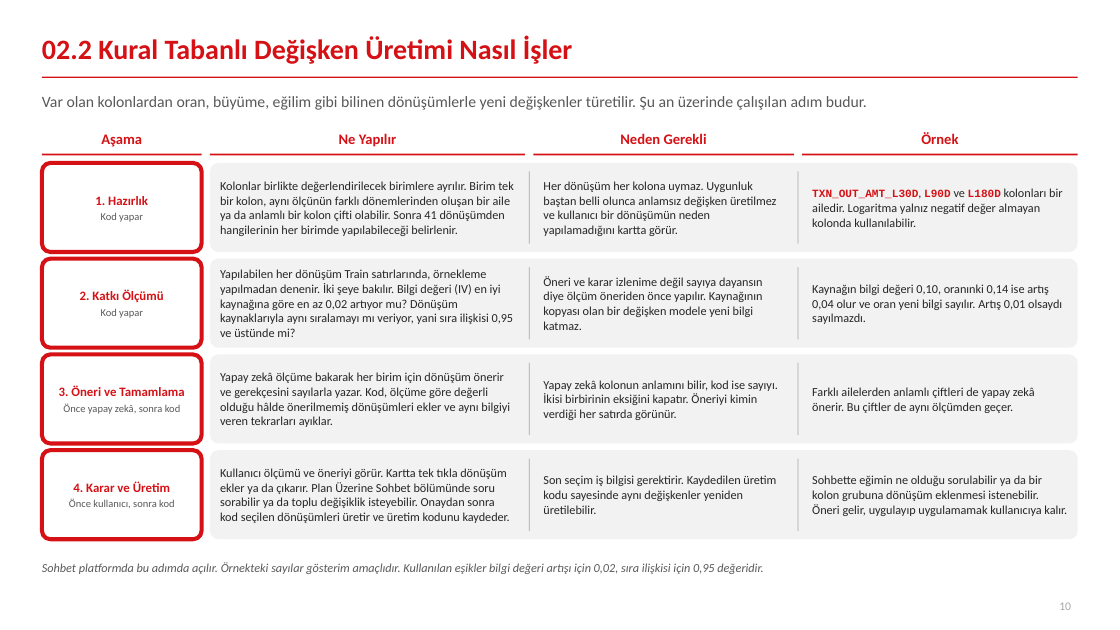
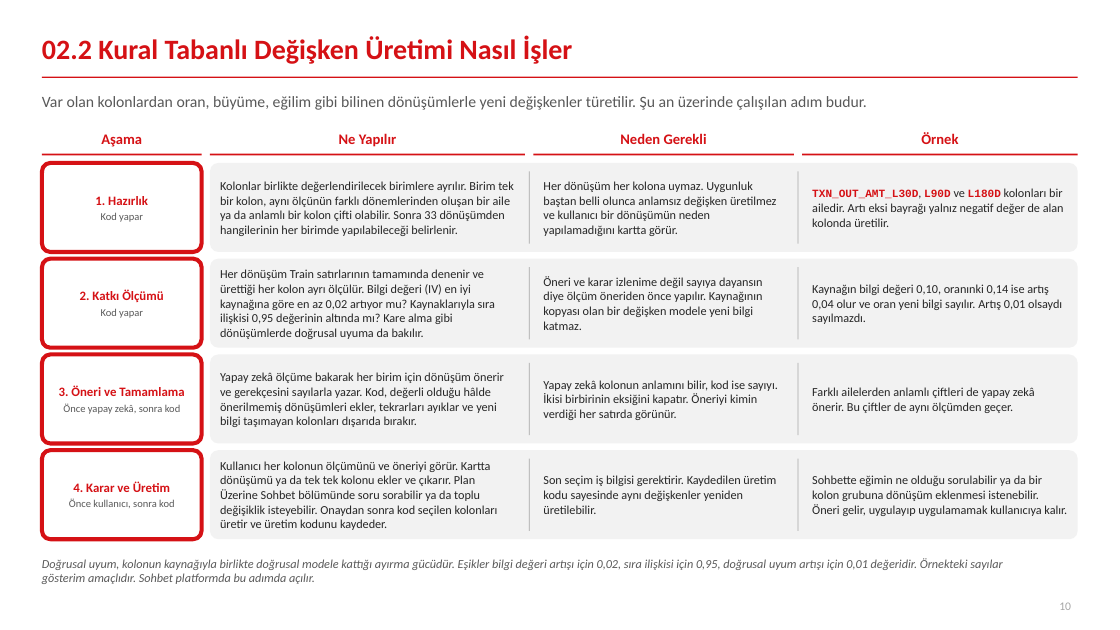
Before and after one commit to canmergen/amp, a slide deck: slide 10 of analitik_modelleme_platformu_GUNCEL/sunum/Akilli_Modelleme_Platformu_Sunum.pptx. Drawn at 1120x630 pixels with LibreOffice and Linux fonts; fonts in the diff are those of the drawing. Boxes give left, top, right and bottom in pixels: in the first picture for what was removed or moved away, otherwise in the second. Text is boxed around its words. In the diff, an @@ line names an element or a change of style, - is before the commit and + after.

```diff
--- a/analitik_modelleme_platformu_GUNCEL/sunum/Akilli_Modelleme_Platformu_Sunum.pptx
+++ b/analitik_modelleme_platformu_GUNCEL/sunum/Akilli_Modelleme_Platformu_Sunum.pptx
@@ text at [220,181,514,236]: text changed @@
-Kolonlar birlikte değerlendirilecek birimlere ayrılır. Birim tek bir kolon, aynı ölçünün farklı dönemlerinden oluşan bir aile ya da anlamlı bir kolon çifti olabilir. Sonra 41 dönüşümden hangilerinin her birimde yapılabileceği belirlenir.
+Kolonlar birlikte değerlendirilecek birimlere ayrılır. Birim tek bir kolon, aynı ölçünün farklı dönemlerinden oluşan bir aile ya da anlamlı bir kolon çifti olabilir. Sonra 33 dönüşümden hangilerinin her birimde yapılabileceği belirlenir.
@@ text at [812,188,1064,227]: text changed @@
-TXN_OUT_AMT_L30D, L90D ve L180D kolonları bir ailedir. Logaritma yalnız negatif değer almayan kolonda kullanılabilir.
+TXN_OUT_AMT_L30D, L90D ve L180D kolonları bir ailedir. Artı eksi bayrağı yalnız negatif değer de alan kolonda üretilir.
@@ text at [220,269,495,339]: text changed @@
-Yapılabilen her dönüşüm Train satırlarında, örnekleme yapılmadan denenir. İki şeye bakılır. Bilgi değeri (IV) en iyi kaynağına göre en az 0,02 artıyor mu? Dönüşüm kaynaklarıyla aynı sıralamayı mı veriyor, yani sıra ilişkisi 0,95 ve üstünde mi?
+Her dönüşüm Train satırlarının tamamında denenir ve ürettiği her kolon ayrı ölçülür. Bilgi değeri (IV) en iyi kaynağına göre en az 0,02 artıyor mu? Kaynaklarıyla sıra ilişkisi 0,95 değerinin altında mı? Kare alma gibi dönüşümlerde doğrusal uyuma da bakılır.
@@ text at [220,372,504,427]: text changed @@
-Yapay zekâ ölçüme bakarak her birim için dönüşüm önerir ve gerekçesini sayılarla yazar. Kod, ölçüme göre değerli olduğu hâlde önerilmemiş dönüşümleri ekler ve aynı bilgiyi veren tekrarları ayıklar.
+Yapay zekâ ölçüme bakarak her birim için dönüşüm önerir ve gerekçesini sayılarla yazar. Kod, değerli olduğu hâlde önerilmemiş dönüşümleri ekler, tekrarları ayıklar ve yeni bilgi taşımayan kolonları dışarıda bırakır.
@@ text at [220,461,498,530]: text changed @@
-Kullanıcı ölçümü ve öneriyi görür. Kartta tek tıkla dönüşüm ekler ya da çıkarır. Plan Üzerine Sohbet bölümünde soru sorabilir ya da toplu değişiklik isteyebilir. Onaydan sonra kod seçilen dönüşümleri üretir ve üretim kodunu kaydeder.
+Kullanıcı her kolonun ölçümünü ve öneriyi görür. Kartta dönüşümü ya da tek tek kolonu ekler ve çıkarır. Plan Üzerine Sohbet bölümünde soru sorabilir ya da toplu değişiklik isteyebilir. Onaydan sonra kod seçilen kolonları üretir ve üretim kodunu kaydeder.
@@ text at [42,558,1002,584]: text changed @@
-Sohbet platformda bu adımda açılır. Örnekteki sayılar gösterim amaçlıdır. Kullanılan eşikler bilgi değeri artışı için 0,02, sıra ilişkisi için 0,95 değeridir.
+Doğrusal uyum, kolonun kaynağıyla birlikte doğrusal modele kattığı ayırma gücüdür. Eşikler bilgi değeri artışı için 0,02, sıra ilişkisi için 0,95, doğrusal uyum artışı için 0,01 değeridir. Örnekteki sayılar gösterim amaçlıdır. Sohbet platformda bu adımda açılır.
@@ text "Doğrusal uyum, kolonun kaynağıyla birlikte ..." at [42,558,1002,584]: vertical alignment middle to top @@
```
Also in this commit, not shown: 3 other slides changed, 3 other files.
